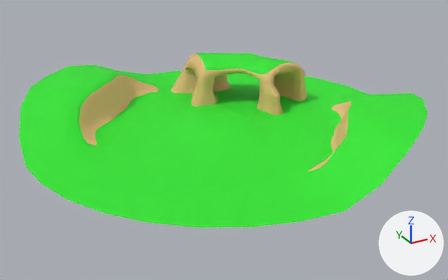
A saved change to the FBX model Assets/MODELS/LevelProto01.fbx.
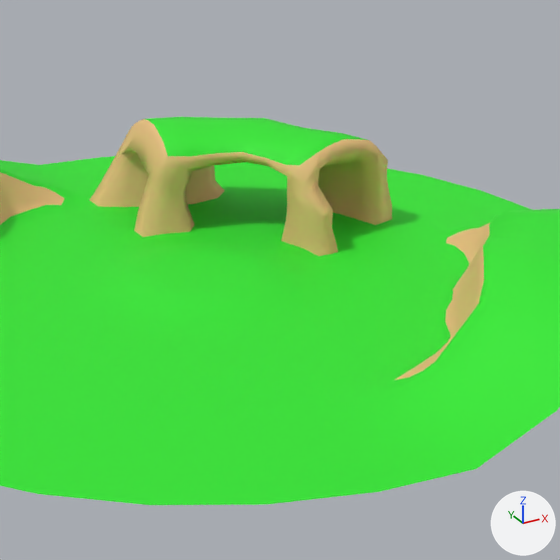
There are two pictures of each version: one whole from a 50 mm lens placed at (-71.5, -131.1, 61.4), pointed at (-1.2, -3.4, -2.5), one close up on the part from 29% to 85% of the width and 0% to 90% of the height. The lights are fixed; the arrows at lower right show +X, +Y and +Z. Where no turn or scale is listed for an object, it has been applied to the vertices.

In view in the first close-up: 'LevelPROTO1', 'RockTunnel01'.
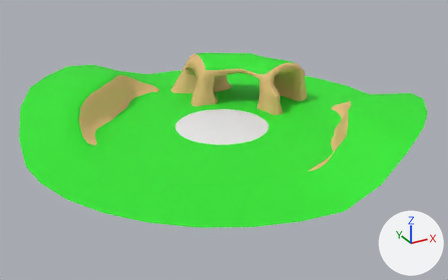
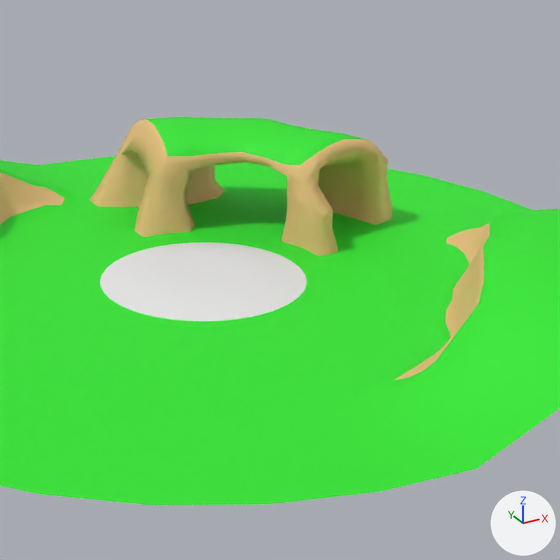
What differs and where, as boxes [x1, y1, x2, y2] in the close-ups (560 x 560 px):
part 1 of me_levelproto1mesh, recoloured (green to white)
    both: [100, 243, 307, 321]
part 2 of me_levelproto1mesh, recoloured (green to white)
    both: [144, 250, 263, 295]

The change in detail:
Material 'MatSand01' (mat_matsand01) is new.
Its base color is (0.8, 0.8, 0.8) (white #e7e7e7).
Its roughness is 0.69.
Material 'MatTee01' (mat_mattee01) is new.
Its base color is (0.8, 0.8, 0.8) (white #e7e7e7).
Its roughness is 0.69.
me_levelproto1mesh has 715 vertices, 719 faces and spans x -50.0..50.0, y -50.0..50.0, z 0.0..9.0.
me_levelproto1mesh is used by ob_levelproto1; location (0.0, 0.0, 0.0).
me_levelproto1mesh part 1: all 64 faces centred in x -11.0..11.0, y -11.0..11.0, z 0.2..0.7 switch from mat_matgrass01 (green #2de72b) to mat_matsand01 (white #e7e7e7).
me_levelproto1mesh part 2: all 96 faces centred in x -6.5..6.5, y -6.5..6.5, z 1.0 switch from mat_matgrass01 (green #2de72b) to mat_mattee01 (white #e7e7e7).
